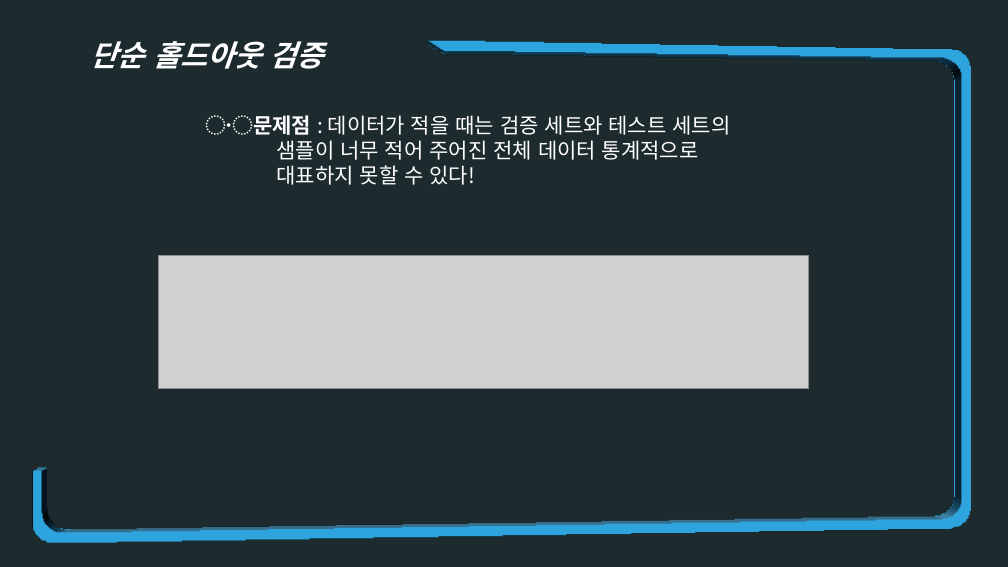
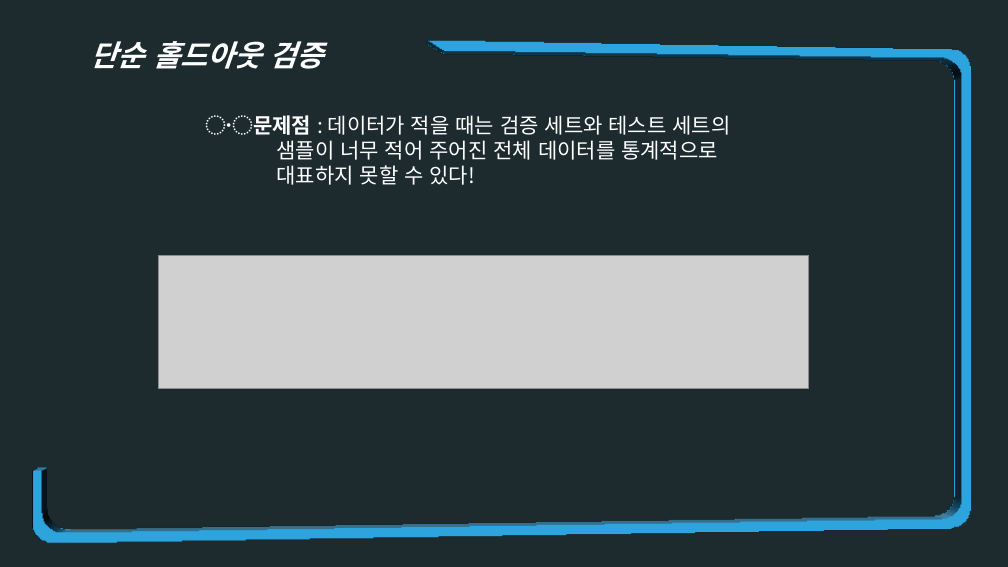
Before and after one commit to JoSihun/DeepLearningStudy, a slide deck: slide 14 of 01_TEAM_DATA/C팀/2주차_3장,4장_C팀_이상원.pptm. Drawn at 1008x567 pixels with LibreOffice and Linux fonts; fonts in the diff are those of the drawing; grey boxes stand for pictures. Boxes give left, top, right and bottom in pixels: in the first picture for what was removed or moved away, otherwise in the second. Text is boxed around its words. In the diff, an @@ line names an element or a change of style, - is before the commit and + after.

```diff
--- a/01_TEAM_DATA/C팀/2주차_3장,4장_C팀_이상원.pptm
+++ b/01_TEAM_DATA/C팀/2주차_3장,4장_C팀_이상원.pptm
@@ text at bbox=[276, 140, 718, 160]: text changed @@
-샘플이 너무 적어 주어진 전체 데이터 통계적으로
+샘플이 너무 적어 주어진 전체 데이터를 통계적으로
```
Also in this commit, not shown: 3 other slides changed.
